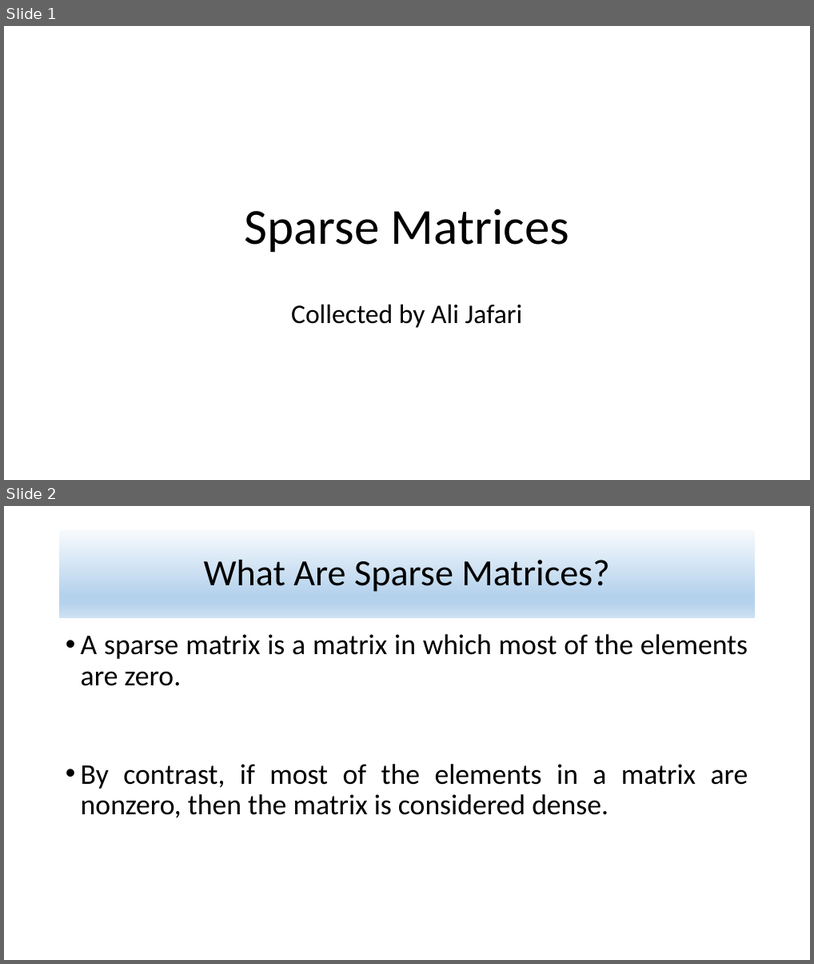
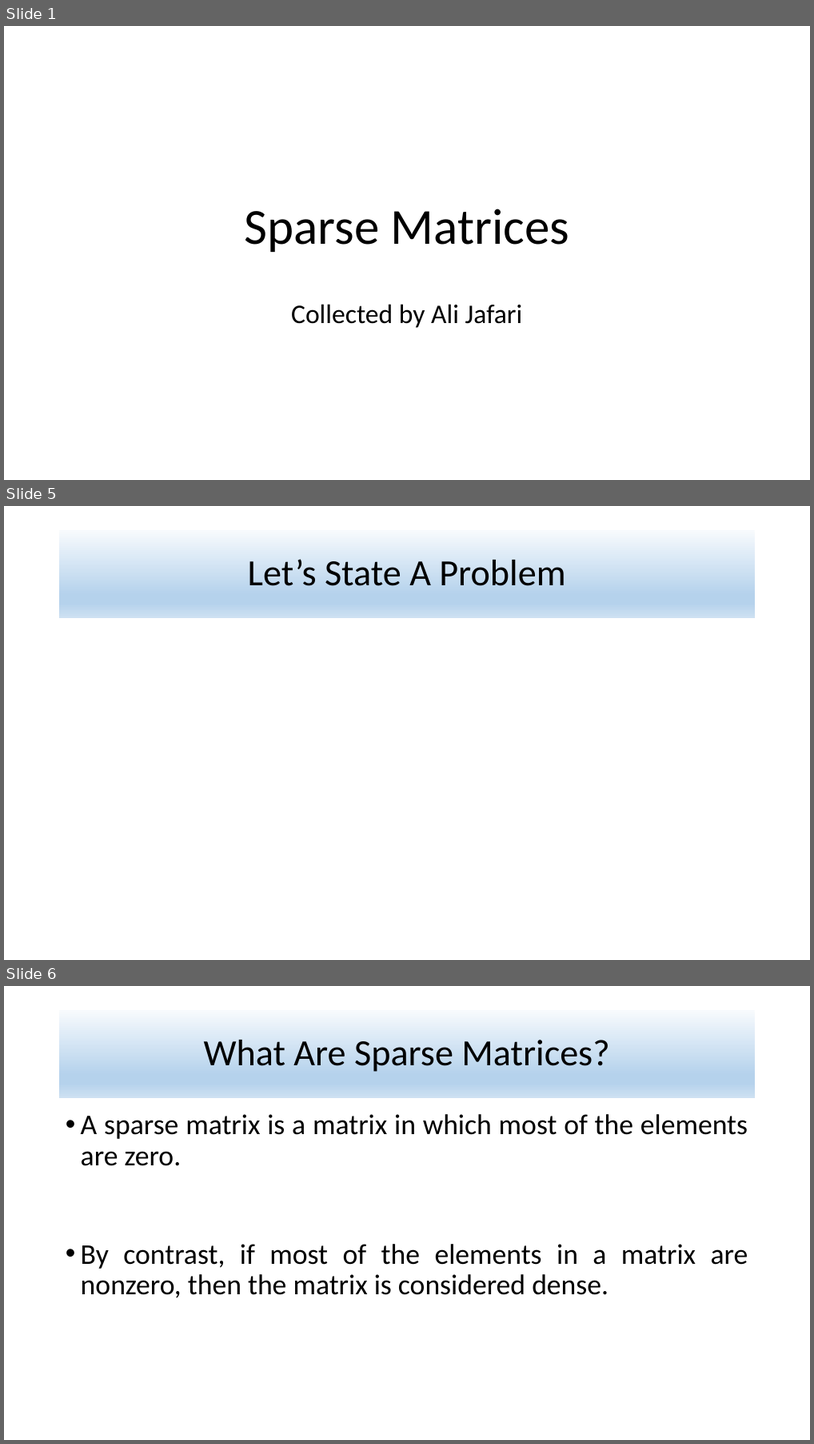
Before and after one commit to alijfri99/presentations, a slide deck: Data Mining Presentation.pptx. Shown one above the other, each under a label of ours: slides 1 and 2 before the commit, slides 1, 5 and 6 after it; the slides between them are not shown. The pictures are 814x964 and 814x1444 pixels, drawn with LibreOffice and Linux fonts; fonts in the diff are those of the drawing; grey boxes stand for pictures. Boxes give left, top, right and bottom in pixels: in the first picture for what was removed or moved away, otherwise in the second. Text is boxed around its words. In the diff, an @@ line names an element or a change of style, - is before the commit and + after.

Commit message:
stating the problem

```diff
--- a/Data Mining Presentation.pptx
+++ b/Data Mining Presentation.pptx
@@ slide 5 added at [4, 506, 810, 960], background #FFFFFF @@
@@ title added at [60, 530, 755, 618], fill gradient #F7FAFD to #B5D2EC to #CEE1F2, 44 pt, text #000000 @@
+Let’s State A Problem
@@ what was slide 2 is now slide 6 @@
```
Also in this commit, not shown: 3 other slides added.
